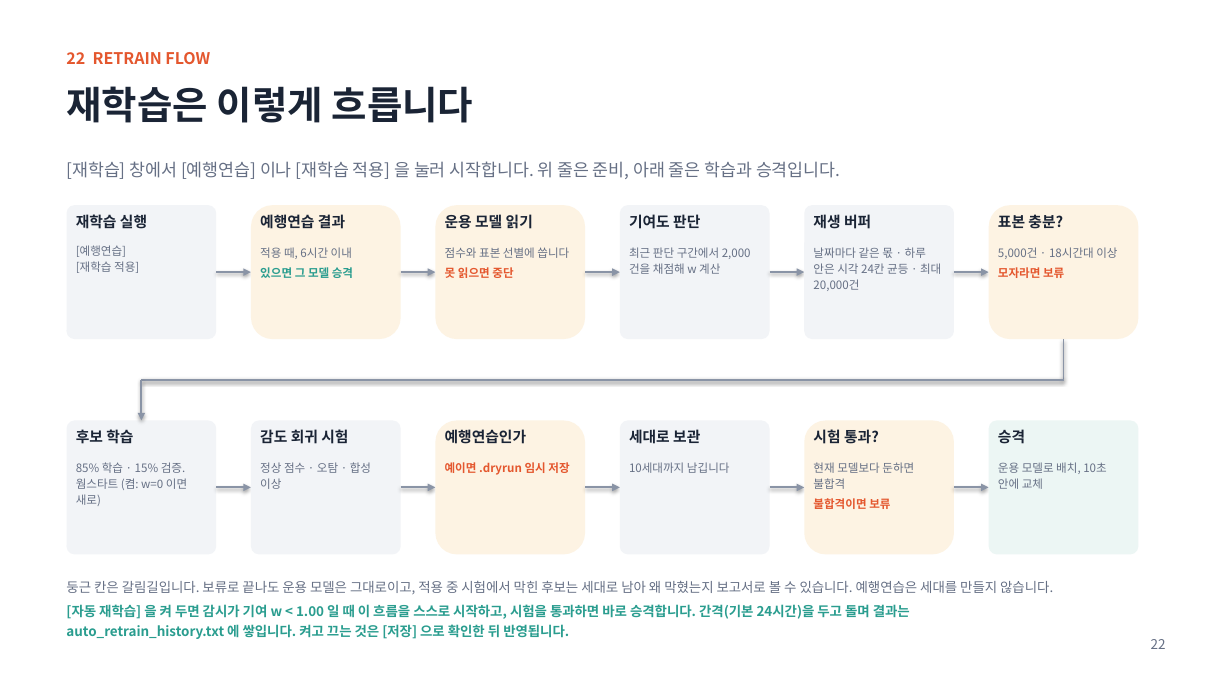
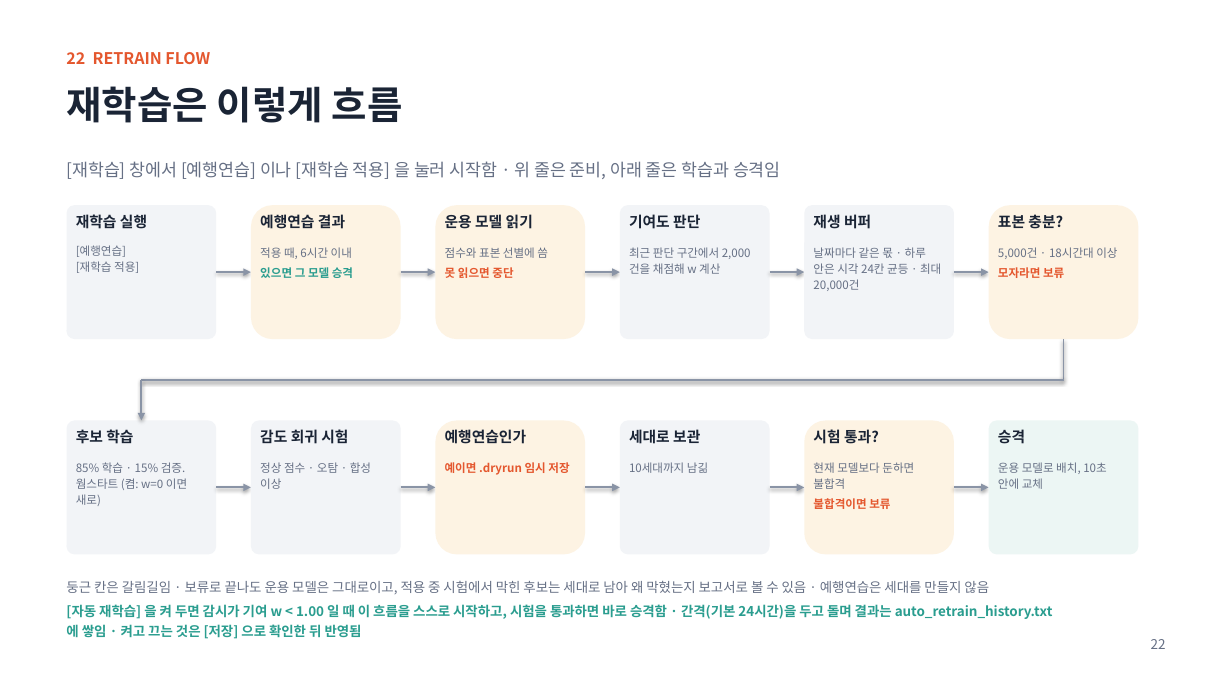
Before and after one commit to oskwon65/MultiModal_FireCam, a slide deck: slide 23 of 멀티모달_화재감지_분석서버_설치매뉴얼.pptx. Drawn at 1232x693 pixels with LibreOffice and Linux fonts; fonts in the diff are those of the drawing. Boxes give left, top, right and bottom in pixels: in the first picture for what was removed or moved away, otherwise in the second. Text is boxed around its words. In the diff, an @@ line names an element or a change of style, - is before the commit and + after.

```diff
--- a/멀티모달_화재감지_분석서버_설치매뉴얼.pptx
+++ b/멀티모달_화재감지_분석서버_설치매뉴얼.pptx
@@ text at (66, 86, 403, 123): text changed @@
-재학습은 이렇게 흐릅니다
+재학습은 이렇게 흐름
@@ text at (66, 161, 781, 179): text changed @@
-[재학습] 창에서 [예행연습] 이나 [재학습 적용] 을 눌러 시작합니다. 위 줄은 준비, 아래 줄은 학습과 승격입니다.
+[재학습] 창에서 [예행연습] 이나 [재학습 적용] 을 눌러 시작함 · 위 줄은 준비, 아래 줄은 학습과 승격임
@@ text at (445, 247, 548, 258): text changed @@
-점수와 표본 선별에 씁니다
+점수와 표본 선별에 씀
@@ text at (629, 462, 708, 473): text changed @@
-10세대까지 남깁니다
+10세대까지 남긺
@@ text at (66, 581, 1053, 639): text changed @@
-둥근 칸은 갈림길입니다. 보류로 끝나도 운용 모델은 그대로이고, 적용 중 시험에서 막힌 후보는 세대로 남아 왜 막혔는지 보고서로 볼 수 있습니다. 예행연습은 세대를 만들지 않습니다.
-[자동 재학습] 을 켜 두면 감시가 기여 w < 1.00 일 때 이 흐름을 스스로 시작하고, 시험을 통과하면 바로 승격합니다. 간격(기본 24시간)을 두고 돌며 결과는 auto_retrain_history.txt 에 쌓입니다. 켜고 끄는 것은 [저장] 으로 확인한 뒤 반영됩니다.
+둥근 칸은 갈림길임 · 보류로 끝나도 운용 모델은 그대로이고, 적용 중 시험에서 막힌 후보는 세대로 남아 왜 막혔는지 보고서로 볼 수 있음 · 예행연습은 세대를 만들지 않음
+[자동 재학습] 을 켜 두면 감시가 기여 w < 1.00 일 때 이 흐름을 스스로 시작하고, 시험을 통과하면 바로 승격함 · 간격(기본 24시간)을 두고 돌며 결과는 auto_retrain_history.txt 에 쌓임 · 켜고 끄는 것은 [저장] 으로 확인한 뒤 반영됨
```
Also in this commit, not shown: 31 other slides changed, 5 slides added, 50 other files.
